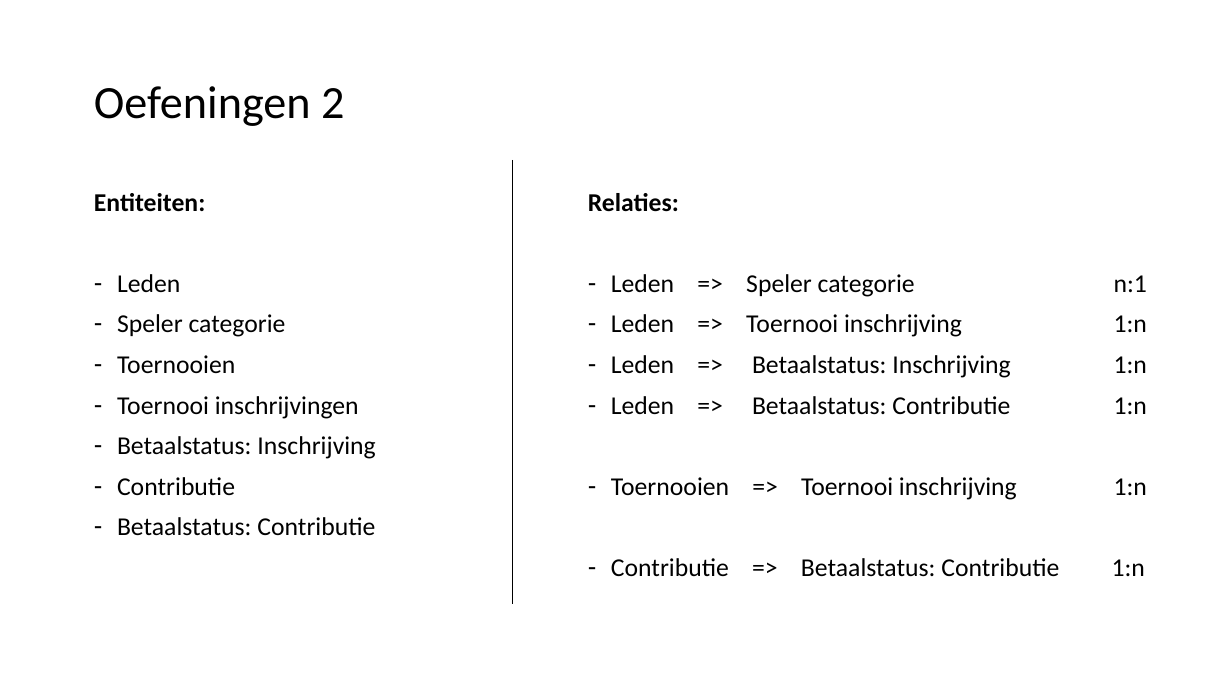
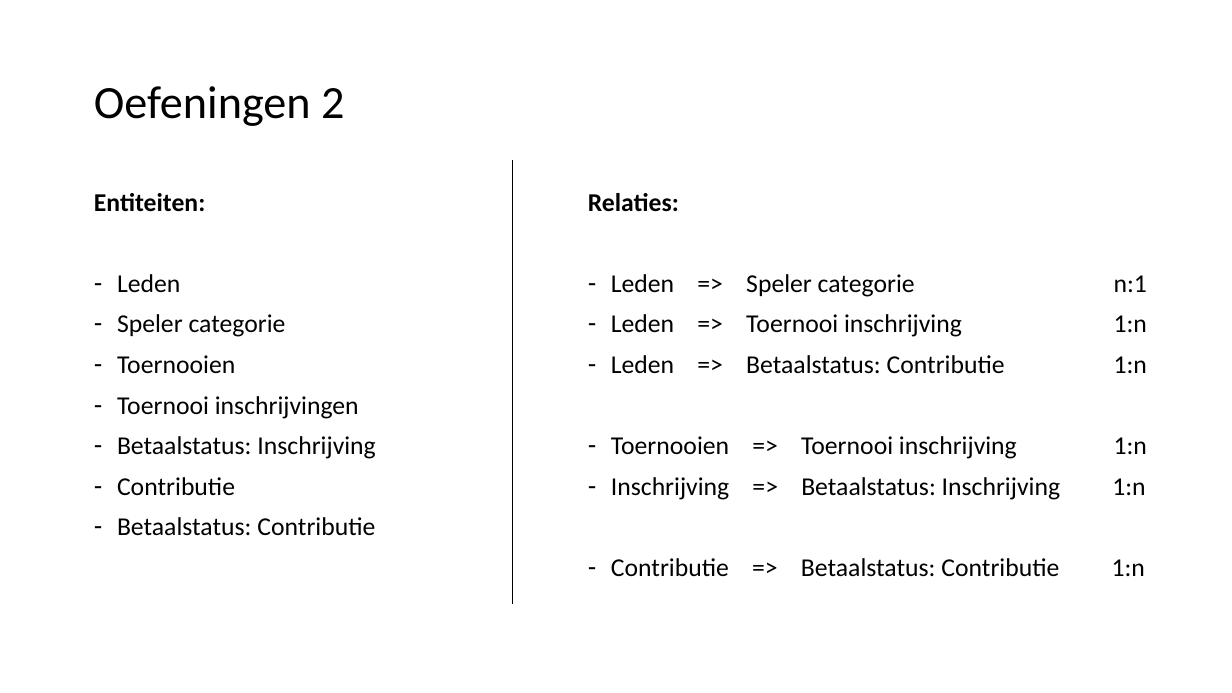
Before and after one commit to LFKoning/knowledge-sharing, a slide deck: slide 30 of sql_course_2p/2_database_design/2_database_design.pptx. Drawn at 1232x693 pixels with LibreOffice and Linux fonts; fonts in the diff are those of the drawing. Boxes give left, top, right and bottom in pixels: in the first picture for what was removed or moved away, otherwise in the second. Text is boxed around its words. In the diff, an @@ line names an element or a change of style, - is before the commit and + after.

```diff
--- a/sql_course_2p/2_database_design/2_database_design.pptx
+++ b/sql_course_2p/2_database_design/2_database_design.pptx
@@ text at [611,355,1147,378]: paragraph removed @@
-– Leden => Betaalstatus: Inschrijving 1:n
@@ text at [611,477,1145,500]: paragraph added @@
+– Inschrijving => Betaalstatus: Inschrijving 1:n
```
Also in this commit, not shown: 1 slide added.
